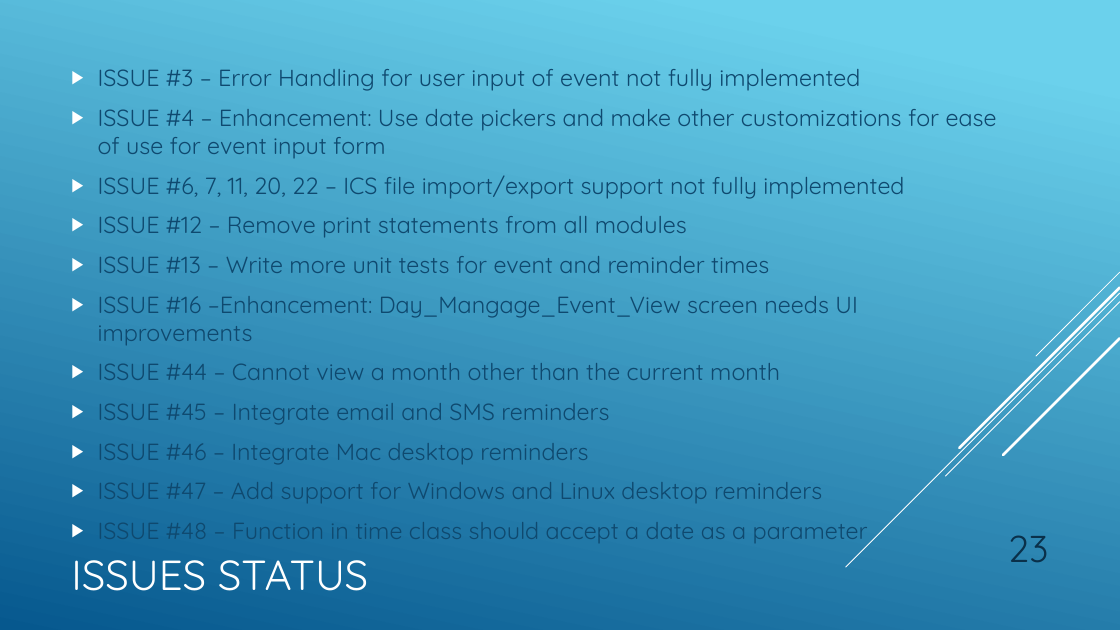
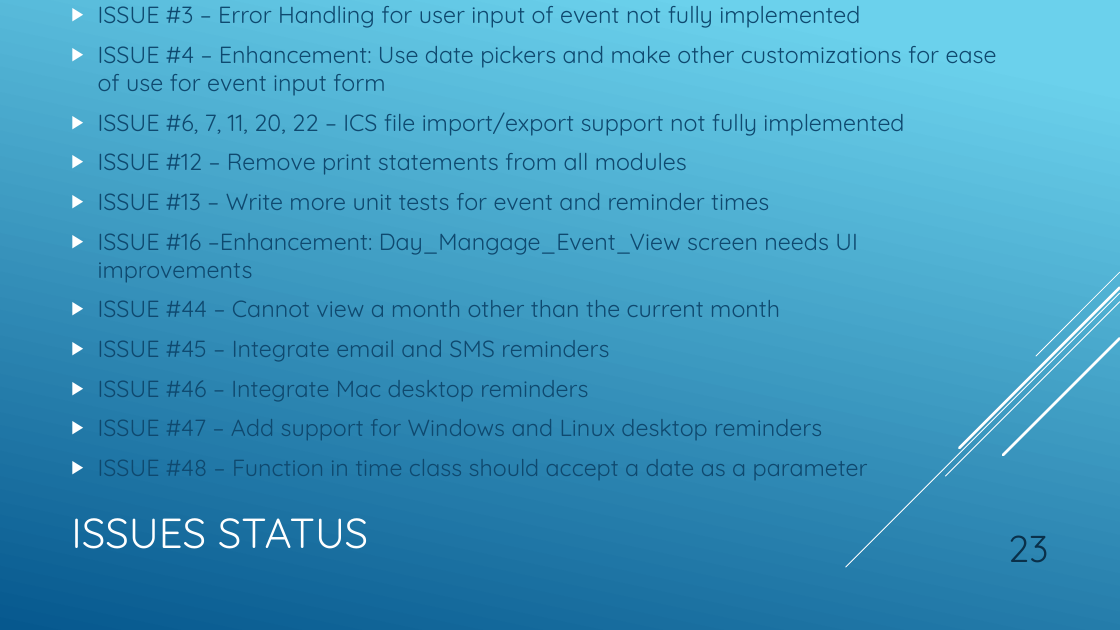
Before and after one commit to AndrewERAU/Calendar, a slide deck: slide 23 of docs/SE420_Sverdrup_Leffler_DiPinto_Velarde.pptx. Drawn at 1120x630 pixels with LibreOffice and Linux fonts; fonts in the diff are those of the drawing. Boxes give left, top, right and bottom in pixels: in the first picture for what was removed or moved away, otherwise in the second. Text is boxed around its words. In the diff, an @@ line names an element or a change of style, - is before the commit and + after.

```diff
--- a/docs/SE420_Sverdrup_Leffler_DiPinto_Velarde.pptx
+++ b/docs/SE420_Sverdrup_Leffler_DiPinto_Velarde.pptx
@@ text "ISSUE #3 – Error Handling ...": place and size @@
-text "ISSUE #3 – Error Handling ..." at <box>98,69,997,546</box>
+text "ISSUE #3 – Error Handling ..." at <box>98,6,997,480</box>
@@ title "ISSUES STATUS": place and size @@
-title "ISSUES STATUS" at <box>71,560,368,591</box>
+title "ISSUES STATUS" at <box>71,518,368,549</box>
```
Also in this commit, not shown: 5 other slides changed, 1 other file.
